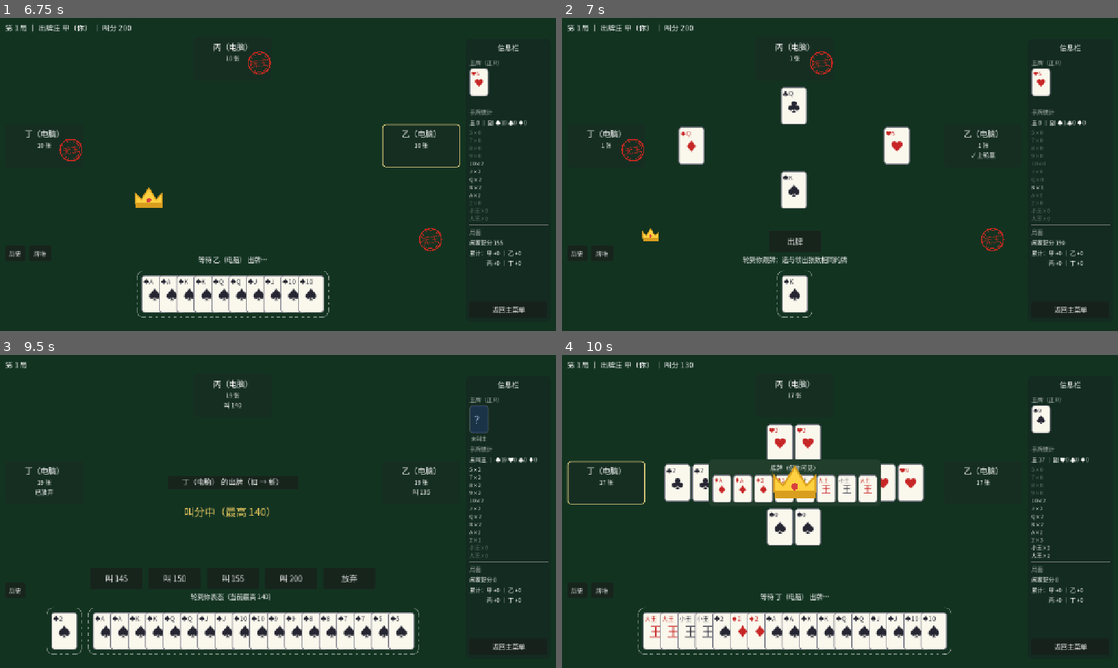
Above: before the commit, frames 1-4 (two rows, left to right).
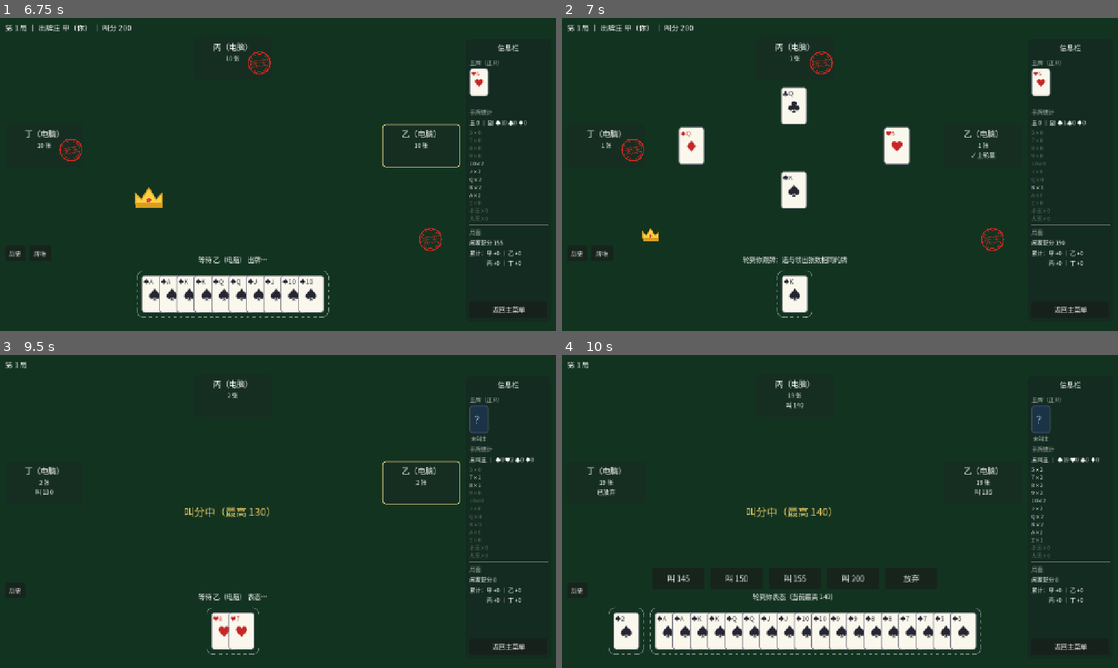
Above: after the commit, the same moments.

Repository: longy1/three-beat-one
Game: Godot game, scene res://scene/main_menu.tscn
The game is run twice, just before and just after one commit, with the same random seed, the same clock (stepped at 60 frames per second) and the same inputs.
Inputs:
- Up to frame 1 (6.75 s): click "开始对局（1 人对 3 电脑）" at 0.5 s; click "叫 135" at 1.25 s; click "返回主菜单" at 2 s; click "开始对局（1 人对 3 电脑）" at 2.75 s; click "叫 140" at 3.5 s; click "历史" at 4.25 s; click "返回主菜单" at 5 s; click "规则引擎自检" at 5.75 s; click "规则引擎自检" at 6.5 s
- Up to frame 2 (7 s): no input
- Up to frame 3 (9.5 s): click "出牌" at 7.25 s; click "返回主菜单" at 8 s; click "历史" at 8.75 s
- Up to frame 4 (10 s): click "叫 145" (after the commit: "返回主菜单") at 9.5 s

Frame 1 is identical in both runs. In frame 2, less than 0.1% of the frame differs, in the area x 40-44%, y 70-73%; in frame 3, 8.0%; in frame 4, 12%, in the area x 0-97%, y 1-96%.
Error in both runs: Invalid access to property or key 'cards' on a base object of type 'RefCounted (Card)'. (res://core/ai_play.gd:179)

Commit message:
ui: 出牌提交后立即隐藏「出牌」按钮（结算停留期不再露出旧按钮，修复暂停期可重复提交）；补第 4 手回归用例；AGENTS 记录 submit 清理纪律的唯一例外与竞态论证

Diff:
--- a/script/game_table.gd
+++ b/script/game_table.gd
@@ -322,8 +322,12 @@
 		return
 	# 已打出的牌从选中集合移除，其余选择跨轮保留（出完一轮不重置选牌）
 	hand_area.consume_selected(picked)
-	# submit_play 同步触发下一个 *_required：轮到 AI / 局已结束时处理器已 reset 按钮；
-	# 连庄领出仍是自己时 _show_play_bar 已重建按钮——两种情况均无须此处清理
+	# 立即清掉旧「出牌」按钮：出牌后常伴结算停留（1.5s），期间下一个 *_required
+	# 处理器在 await 挂起、不会同步重建——不清会让旧按钮（还能点！）挂满停留期。
+	# 安全性：人类出牌的下一手必为 AI 或进入结算，处理器重建都发生在挂起恢复之后，
+	# 此处清理不会误删同步重建的新按钮（其余 submit_* 的下一个处理器是同步重建，
+	# 那些仍遵守「submit 不做清理」纪律）。
+	action_bar.reset()
 
 
 ## 手牌选择数变化：扣底按钮计数联动
--- a/test/test_ui.gd
+++ b/test/test_ui.gd
@@ -382,3 +382,64 @@
 		if not c.is_queued_for_deletion():
 			n += 1
 	return n
+
+
+## 回归（2026-11-17 用户需求）：出牌提交成功后按钮立即隐藏——结算停留期
+## 内下一个 *_required 处理器因 await 挂起，旧「出牌」按钮曾挂满整个停留期
+func test_play_bar_hidden_during_settle_pause(test) -> void:
+	var table = await _spawn_table()
+	var eng: GameEngine = table.engine
+	# 迷你局：庄 3（AI），人类第 4 手收尾；♠ 为主，人类全程无主垫牌
+	var hands := [
+		[C(Card.Suit.HEART, Card.RANK_7, 0), C(Card.Suit.HEART, Card.RANK_8, 0)],
+		[C(Card.Suit.SPADE, Card.RANK_J, 0), C(Card.Suit.SPADE, Card.RANK_5, 0)],
+		[C(Card.Suit.HEART, Card.RANK_7, 1), C(Card.Suit.DIAMOND, Card.RANK_7, 0)],
+		[C(Card.Suit.HEART, Card.RANK_9, 0), C(Card.Suit.DIAMOND, Card.RANK_9, 0)],
+	]
+	var bottom: Array = []
+	var bottom_ranks := [Card.RANK_7, Card.RANK_8, Card.RANK_9, Card.RANK_10,
+		Card.RANK_J, Card.RANK_Q, Card.RANK_K, Card.RANK_A]
+	for i in 8:
+		bottom.append(C(Card.Suit.CLUB, bottom_ranks[i], 0))
+	eng.start_session_with_deal(3, hands, bottom)
+	await tree_pause()
+	var guard := 0
+	while eng.phase != Phase.TRICKS and guard < 40:
+		guard += 1
+		if eng.phase == Phase.AUCTION and eng.auction.turn == 0:
+			eng.submit_bid(0, GameEngine.BID_PASS)
+		await tree_pause()
+	test.eq(eng.phase, Phase.TRICKS, "迷你局进入出牌")
+	# r1：庄 3 领（处理器自驱）→ 轮到人类第 2 手
+	guard = 0
+	while eng.turn_seat != 0 and eng.phase == Phase.TRICKS and guard < 40:
+		guard += 1
+		await tree_pause()
+	test.eq(eng.turn_seat, 0, "轮到人类（r1 第 2 手）")
+	var bar: HBoxContainer = table.get_node("BottomArea/ActionBar")
+	var has_btn := false
+	for b in bar.get_children():
+		if b is Button and b.visible and not b.is_queued_for_deletion():
+			has_btn = true
+	test.check(has_btn, "人类回合出牌按钮在")
+	table.hand_area.select_cards([eng.hands[0][0]])
+	table._submit_human_play()
+	await tree_pause()
+	# 推进到 r2 人类第 4 手（处理器自驱 AI）
+	guard = 0
+	while eng.phase == Phase.TRICKS and eng.turn_seat != 0 and guard < 40:
+		guard += 1
+		await tree_pause()
+	test.eq(eng.turn_seat, 0, "人类第 4 手（r2 末尾）")
+	test.eq(eng.hand_count(0), 1, "剩最后一张")
+	table.hand_area.select_cards([eng.hands[0][0]])
+	table._submit_human_play()
+	# 回归断言：提交成功瞬间按钮条已清空（修复前旧「出牌」按钮挂满停留期）
+	var visible_btns := 0
+	for b in bar.get_children():
+		if b is Button and b.visible and not b.is_queued_for_deletion():
+			visible_btns += 1
+	test.eq(visible_btns, 0, "出牌提交后按钮立即隐藏（结算停留期不露旧按钮）")
+	await tree_pause()
+	test.eq(eng.phase, Phase.SETTLED, "迷你局结算完成")
+	await _release_table(table)
Not shown, changed: AGENTS.md
